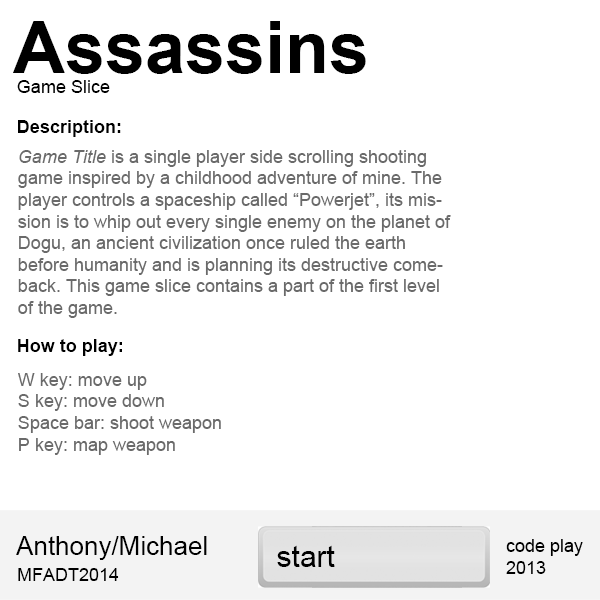
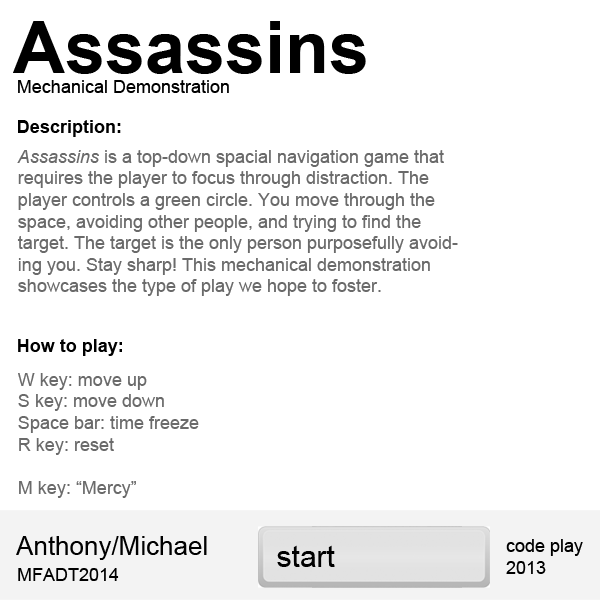
Before/after of a 600x600 layered artwork. What changed in the layer stack:
painted on "Description text" over [17,150,458,318]
painted on "How to play text" over [19,416,221,498]
renamed "Game Slice" to "Mechanical Demonstration", painted on it over [17,80,229,93]
